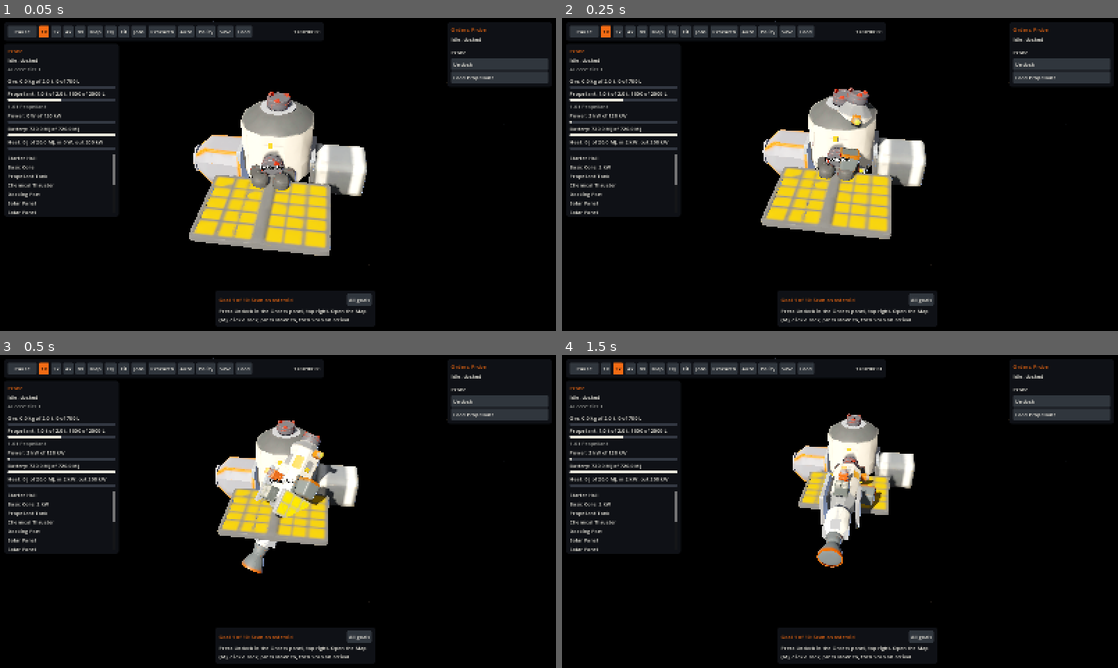
Above: before the commit, frames 1-4 (two rows, left to right).
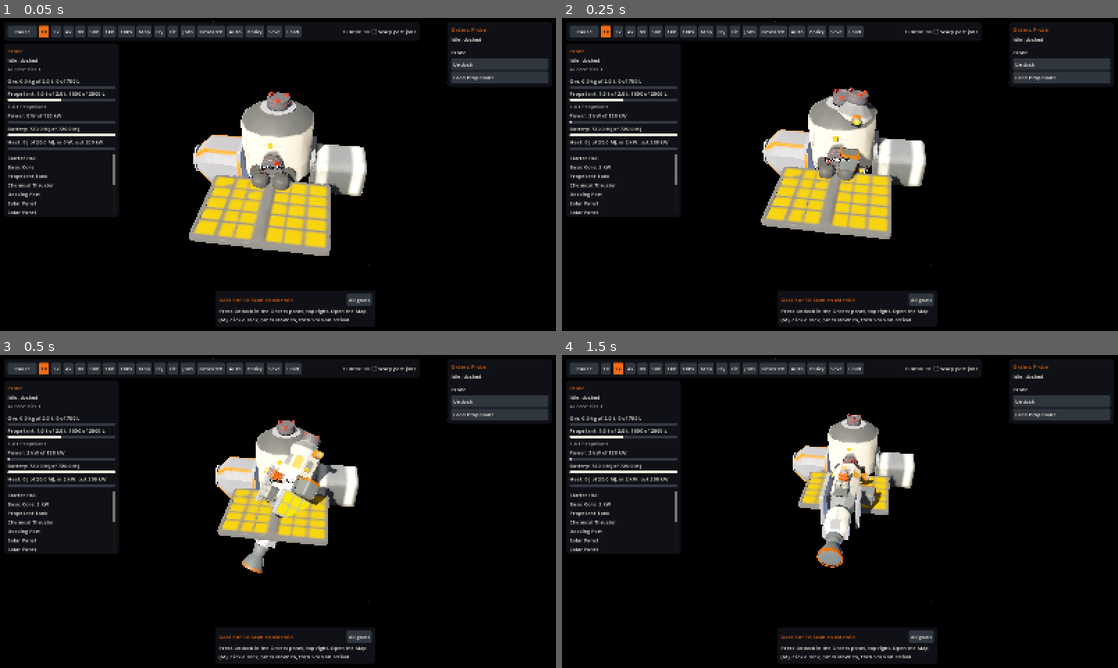
Above: after the commit, the same moments.

Repository: Tunje/spacejunk
Game: Godot game, scene res://client/main.tscn
Same seed, same stepped clock (60 frames per second), same inputs: the game is played once before the commit and once after it.
Inputs:
- Up to frame 1 (0.05 s): no input
- Up to frame 2 (0.25 s): no input
- Up to frame 3 (0.5 s): no input
- Up to frame 4 (1.5 s): click "1x" at 0.5 s; click "2x" at 1.25 s

The runs differ from the first frame. In frame 1, 0.7% of the frame differs, in the area x 16-75%, y 2-7%; in frame 2, 0.7%; in frame 3, 0.7%; in frame 4, 0.7%.

Commit message:
Time warp to 10,000x: batches by step cost, coast via A33, drop to 1x on attention (D30)
The ladder runs 1x to 8x stepping, 50x as batches sized by the measured cost
of a step, and 1kx and 10kx through Sim.coast when the Sim has it (A33),
looped within an 8 ms frame budget; a capped coast hands the rest of the frame
to batches. One view per frame. Events that need the player (burns, departed,
arrivals, landings, faults, refusals, research, job_finished unless Warp past
jobs) drop the warp to 1x on their tick. The bar shows the speed reached and
what holds it back in plain words, momentary caps only once they last; the
clock turns to days; hand-flying is off above 8x. WarpLogic holds the rules;
the stub coasts to its next event.

Co-Authored-By: Claude Opus 5.5 <noreply@anthropic.com>

Diff:
--- a/client/debug/screenshot_driver.gd
+++ b/client/debug/screenshot_driver.gd
@@ -260,7 +260,7 @@
 static func _step(bridge: SimBridge) -> void:
 	var was_paused := bridge.paused
 	bridge.set_paused(false)
-	bridge.set_speed(SimBridge.SPEEDS[-1])
+	bridge.set_speed(WarpLogic.STEP_MAX)
 	bridge.advance(RUN_STEP_S)
 	bridge.set_paused(was_paused)
 
@@ -322,7 +322,7 @@
 					screen.choose_facility(entry)
 					screen.start(recipe)
 	ScreenshotDriver._step(main.bridge)
-	for i in roundi(float(parsed.get("jobs-run", "0")) / (RUN_STEP_S * SimBridge.SPEEDS[-1])):
+	for i in roundi(float(parsed.get("jobs-run", "0")) / (RUN_STEP_S * WarpLogic.STEP_MAX)):
 		ScreenshotDriver._step(main.bridge)
 	main.bridge.set_paused(true)
 	screen.refresh()
--- a/client/sim_bridge.gd
+++ b/client/sim_bridge.gd
@@ -10,18 +10,34 @@
 ## screen holding a copy should read them again. Sent before that tick's events.
 signal defs_changed
 
-const SPEEDS: Array[int] = [1, 2, 4, 8]
+## Up to 8× it steps tick by tick; 50× batches steps; 1k× and 10k× coast (A33),
+## jumping to the next tick where anything can happen (orbital_flight.md 11.22).
+const SPEEDS: Array[int] = [1, 2, 4, 8, 50, 1000, 10000]
 const MAX_STEPS_PER_FRAME := 8
+## Real time a frame may spend advancing the Sim above 8×, so the screen keeps 60 fps.
+const FRAME_BUDGET_MS := 8.0
+## One batch's share of that, sized by the measured cost of a step.
+const BATCH_SLICE_MS := 4.0
+## A momentary cap is shown only once it has lasted this long.
+const CAP_SHOWN_AFTER_S := 0.5
 
 var sim: RefCounted
 var paused := false
 var speed: int = SPEEDS[0]
 var previous_view: Dictionary = {}
 var current_view: Dictionary = {}
+## Keep warping when a job finishes, rather than dropping to 1×.
+var warp_through_jobs := false
+## Game speed actually reached, smoothed, and why it was held back ("" when not).
+var achieved_speed := 1.0
+var capped_by := ""
 
 var _ticks_per_second := 10
 var _ticks_owed := 0.0
 var _last_span := 1
+## Measured cost of a step, 0 until measured; it rises at once and eases down.
+var _ms_per_tick := 0.0
+var _cap_seconds := 0.0
 
 
 func _process(delta: float) -> void:
@@ -49,29 +65,96 @@
 func set_speed(value: int) -> void:
 	if speed != value and SPEEDS.has(value):
 		speed = value
+		_ticks_owed = minf(_ticks_owed, 1.0)
+		achieved_speed = float(value) if value <= WarpLogic.STEP_MAX else achieved_speed
+		capped_by = ""
 		time_changed.emit()
 
 
-## Runs the steps owed for `delta` seconds of real time. Steps beyond the
-## per-frame cap are dropped, so a slow frame cannot snowball.
+## The cap to show: a lasting one at once, a momentary one only if it holds.
+func shown_cap() -> String:
+	if capped_by.is_empty():
+		return ""
+	if WarpLogic.MOMENTARY.has(capped_by) and _cap_seconds < CAP_SHOWN_AFTER_S:
+		return ""
+	return capped_by
+
+
+## Runs the ticks owed for `delta` seconds of real time, then takes one view.
+## Ticks beyond what a frame can do are dropped, so a slow frame cannot snowball.
 func advance(delta: float) -> void:
 	if sim == null or paused:
 		return
 	_ticks_owed += delta * _ticks_per_second * speed
-	var steps := mini(floori(_ticks_owed), MAX_STEPS_PER_FRAME)
-	if steps < 1:
+	var due := floori(_ticks_owed)
+	if due < 1:
 		return
-	_ticks_owed = minf(_ticks_owed - steps, 1.0)
-	sim.step(steps)
-	_last_span = steps
+	var events: Array[Dictionary] = []
+	var cap := ""
+	var advanced := 0
+	if WarpLogic.mode(speed) == "step":
+		advanced = mini(due, MAX_STEPS_PER_FRAME)
+		sim.step(advanced)
+		events = sim.take_events()
+	else:
+		var result := _warp(due, events)
+		advanced = result["ticks"]
+		cap = result["capped_by"]
+	_ticks_owed = minf(_ticks_owed - advanced, 1.0)
+	_last_span = maxi(advanced, 1)
+	_note_speed(advanced, delta, cap)
 	previous_view = current_view
 	current_view = sim.view()
+	if speed > WarpLogic.STEP_MAX and WarpLogic.needs_attention(events, warp_through_jobs):
+		set_speed(SPEEDS[0])
+		_ticks_owed = 0.0
 	view_updated.emit()
-	var events: Array[Dictionary] = sim.take_events()
 	if events.any(func(event: Dictionary) -> bool: return event["type"] == "variant_designed"):
 		defs_changed.emit()
 	if not events.is_empty():
 		events_received.emit(events)
+
+
+## Above 8×: coasts (1k× and up, when the Sim can) or batches of steps, within the
+## frame's budget, stopping after any call that brings an event needing attention.
+## A capped coast hands the rest of the frame to batches; the next frame tries again.
+func _warp(due: int, events: Array[Dictionary]) -> Dictionary:
+	var started := Time.get_ticks_usec()
+	var coasting := WarpLogic.mode(speed) == "coast" and sim.has_method("coast")
+	var cap := "no_coast" if WarpLogic.mode(speed) == "coast" and not coasting else ""
+	var advanced := 0
+	while advanced < due:
+		if (Time.get_ticks_usec() - started) / 1000.0 >= FRAME_BUDGET_MS:
+			if cap.is_empty():
+				cap = "busy_world"
+			break
+		if coasting:
+			var result: Dictionary = sim.coast(due - advanced)
+			advanced += int(result["ticks"])
+			if result["capped_by"] != "":
+				cap = result["capped_by"]
+				coasting = false
+		else:
+			# Unmeasured, one tick first, so a slow world can't blow the frame before it's known.
+			var per_batch := 1 if _ms_per_tick <= 0.0 else maxi(1, floori(BATCH_SLICE_MS / _ms_per_tick))
+			var batch := mini(due - advanced, per_batch)
+			var before := Time.get_ticks_usec()
+			sim.step(batch)
+			var measured := (Time.get_ticks_usec() - before) / 1000.0 / batch
+			_ms_per_tick = measured if measured > _ms_per_tick else lerpf(_ms_per_tick, measured, 0.3)
+			advanced += batch
+		var got: Array[Dictionary] = sim.take_events()
+		events.append_array(got)
+		if WarpLogic.needs_attention(got, warp_through_jobs):
+			break
+	return { "ticks": advanced, "capped_by": cap }
+
+
+func _note_speed(advanced: int, delta: float, cap: String) -> void:
+	var reached := advanced / maxf(delta * _ticks_per_second, 0.000001)
+	achieved_speed = float(speed) if speed <= WarpLogic.STEP_MAX else lerpf(achieved_speed, reached, 0.2)
+	_cap_seconds = _cap_seconds + delta if cap == capped_by and not cap.is_empty() else 0.0
+	capped_by = cap
 
 
 ## How far display time has moved from previous_view to current_view. The
--- a/client/stub/stub_sim.gd
+++ b/client/stub/stub_sim.gd
@@ -127,6 +127,19 @@
 	copy["theories"] = {}
 	copy["science"] = {}
 	return copy
+
+
+## A33's coast, as the stub can do it: tick by tick to the first tick that fires
+## events, or max_ticks. The real Sim jumps in closed form to the same place.
+func coast(max_ticks: int) -> Dictionary:
+	var before := _events.size()
+	var ticks := 0
+	while ticks < max_ticks:
+		step(1)
+		ticks += 1
+		if _events.size() > before:
+			break
+	return { "ticks": ticks, "capped_by": "" }
 
 
 func take_events() -> Array[Dictionary]:
--- a/client/ui/flight_screen.gd
+++ b/client/ui/flight_screen.gd
@@ -303,6 +303,17 @@
 	bridge.submit(FlightLogic.cancel_command(unit_id(), burn_id))
 
 
+## Above 8× nothing is flown by hand (orbital_flight.md 11.22): burns can still be
+## planned, and the warp drops to 1× when one starts.
+func _show_warp_limits() -> void:
+	var warping := bridge.speed > WarpLogic.STEP_MAX
+	var why := "Slow to %d× or less to fly by hand" % WarpLogic.STEP_MAX
+	_now_button.disabled = warping
+	_now_button.tooltip_text = why if warping else ""
+	_lift_button.disabled = warping
+	_lift_button.tooltip_text = why if warping else "Fill in a burn straight up, now"
+
+
 func refresh() -> void:
 	if not visible or unit().is_empty():
 		return
@@ -313,6 +324,7 @@
 		burn_tick = tick + 1
 	_title.text = "Flight: %s" % shown["name"]
 	_place.text = FlightLogic.place_text(view, unit_id())
+	_show_warp_limits()
 	_when.set_value_no_signal(float(burn_tick - tick - 1) / bridge.ticks_per_second())
 	# A19: a burn on the ground is a lift-off, so only docking stops one.
 	var flying: bool = shown["dock"].is_empty()
--- a/client/ui/order_text.gd
+++ b/client/ui/order_text.gd
@@ -213,6 +213,10 @@
 			return "%s drifted out of its frame onto an orbit" % unit_name
 		"frame_joined":
 			return "%s joined a frame" % unit_name
+		"departed":
+			var seconds := float(int(data["arrive_tick"]) - int(entry.get("tick", data["arrive_tick"]))) / Sim.TICKS_PER_SECOND
+			var where: String = bodies.get(data["target"], {}).get("name", "")
+			return "%s departed%s, arriving in %s" % [unit_name, "" if where.is_empty() else " for %s" % where, duration(seconds)]
 		"transfer_done":
 			var moved: String = items.get(data["item"], {}).get("name", data["item"])
 			return "%s: moved %s of %s" % [unit_name, tonnes(data["grams"]), moved]
--- a/client/ui/time_controls.gd
+++ b/client/ui/time_controls.gd
@@ -12,11 +12,17 @@
 signal save_pressed
 signal load_pressed
 
+## Left edge of the warp readout, past the inspection panel under the bar.
+const WARP_LABEL_LEFT_PX := 350.0
+
 var bridge: SimBridge
 
 var _pause_button: Button
 var _speed_buttons: Dictionary = {}
 var _clock: Label
+## Above 8×: the speed reached and why it's held back. Below the toolbar row.
+var warp_label: Label
+var _through_jobs: CheckBox
 
 
 func _ready() -> void:
@@ -31,7 +37,7 @@
 	row.add_child(_pause_button)
 	for value: int in SimBridge.SPEEDS:
 		var button := Button.new()
-		button.text = "%dx" % value
+		button.text = WarpLogic.speed_label(value)
 		button.toggle_mode = true
 		button.focus_mode = Control.FOCUS_NONE
 		button.pressed.connect(func() -> void: bridge.set_speed(value))
@@ -86,6 +92,28 @@
 	_clock.custom_minimum_size = Vector2(190, 0)
 	_clock.horizontal_alignment = HORIZONTAL_ALIGNMENT_RIGHT
 	row.add_child(_clock)
+	warp_label = Label.new()
+	warp_label.modulate = ClientTheme.MID_GREY.lightened(0.35)
+	warp_label.visible = false
+	warp_label.add_theme_color_override("font_outline_color", Color.BLACK)
+	warp_label.add_theme_constant_override("outline_size", 6)
+	# Floats in the overlay just under the bar, clear of the panel at the left.
+	_place_warp_label.call_deferred()
+	_through_jobs = CheckBox.new()
+	_through_jobs.text = "Warp past jobs"
+	_through_jobs.tooltip_text = "Above 8×, keep warping when a job finishes instead of dropping to 1×"
+	_through_jobs.focus_mode = Control.FOCUS_NONE
+	_through_jobs.toggled.connect(func(on: bool) -> void: bridge.warp_through_jobs = on)
+	row.add_child(_through_jobs)
+
+
+## The bar has a fixed height, so the readout is a sibling under it, starting
+## right of the inspection panel, over open sky.
+func _place_warp_label() -> void:
+	if get_parent() == null:
+		return
+	get_parent().add_child(warp_label)
+	warp_label.position = position + Vector2(WARP_LABEL_LEFT_PX, size.y + 6)
 
 
 func bind(new_bridge: SimBridge) -> void:
@@ -113,6 +141,10 @@
 	_pause_button.text = "Resume" if bridge.paused else "Pause"
 	for value: int in _speed_buttons:
 		_speed_buttons[value].set_pressed_no_signal(value == bridge.speed)
-	var seconds := floori(bridge.game_seconds())
-	_clock.text = "T+%02d:%02d:%02d" % [seconds / 3600, seconds / 60 % 60, seconds % 60]
+	_clock.text = WarpLogic.clock_text(floori(bridge.game_seconds()))
+	warp_label.visible = bridge.speed > WarpLogic.STEP_MAX and not bridge.paused
+	if warp_label.visible:
+		var cap := bridge.shown_cap()
+		warp_label.text = "Warp %s%s" % [WarpLogic.achieved_text(bridge.achieved_speed),
+			"" if cap.is_empty() else ", held back: %s" % WarpLogic.cap_text(cap)]
 	_clock.modulate = ClientTheme.ORANGE if bridge.paused else Color.WHITE
--- /dev/null
+++ b/client/warp_logic.gd
@@ -0,0 +1,88 @@
+class_name WarpLogic extends RefCounted
+## The rules of the time warp (orbital_flight.md 11.22) for the bridge and the
+## time controls: how each rung runs, which events drop it to 1×, the plain words
+## for why a warp is capped, and the clock. The Sim decides what can coast; the
+## client decides when to stop.
+
+## Up to 8× the Sim steps tick by tick, as it always has.
+const STEP_MAX := 8
+## 50× runs batches of steps, sized by their measured cost.
+const BATCH := 50
+
+## Events that need the player, so a warp above 8× drops to 1× on their tick.
+const ATTENTION: Array[String] = [
+	"burn_started", "burn_short", "departed", "arrived", "landed", "crashed", "low_flight_entered",
+	"job_paused", "power_shed", "fault", "theory_proven", "design_qualified", "idea_discovered",
+	"command_rejected", "attach_failed", "task_blocked", "task_cancelled", "mining_stopped",
+]
+## Kept warping through when the player chose to.
+const JOB_EVENTS: Array[String] = ["job_finished"]
+
+## Why the Sim (A33) or the bridge capped a warp, in plain words.
+const CAP_TEXT: Dictionary = {
+	"command": "starting an order",
+	"burning": "a burn is running",
+	"low_flight": "flying low",
+	"drifting": "drifting in the cluster",
+	"near_a_boundary": "near a boundary",
+	"planned_burn": "a burn is due",
+	"transfer_leg": "a trip's next leg",
+	"departure_or_arrival": "a departure or arrival",
+	"landing_or_takeoff": "landing or taking off",
+	"moving_in_frame": "ships moving in the cluster",
+	"docking_or_cargo": "docking or moving cargo",
+	"power": "power changing",
+	"heat": "heat near its limit",
+	"tasks": "orders under way",
+	"jobs": "jobs running",
+	"busy_world": "a busy world",
+	"no_coast": "this game can't warp past 50× yet",
+}
+## Caps that last only as their event comes up, so they're shown only if they persist.
+const MOMENTARY: Array[String] = [
+	"command", "planned_burn", "transfer_leg", "departure_or_arrival", "landing_or_takeoff", "power", "heat",
+]
+const SECONDS_PER_DAY := 86400
+
+
+## "step", "batch" or "coast" for a rung.
+static func mode(speed: int) -> String:
+	if speed <= STEP_MAX:
+		return "step"
+	return "batch" if speed <= BATCH else "coast"
+
+
+static func needs_attention(events: Array, through_jobs := false) -> bool:
+	for event: Dictionary in events:
+		if ATTENTION.has(event["type"]) or (not through_jobs and JOB_EVENTS.has(event["type"])):
+			return true
+	return false
+
+
+static func cap_text(capped_by: String) -> String:
+	return CAP_TEXT.get(capped_by, capped_by.replace("_", " "))
+
+
+## "1x", "50x", "1kx", "10kx".
+static func speed_label(speed: int) -> String:
+	return "%dkx" % (speed / 1000) if speed >= 1000 and speed % 1000 == 0 else "%dx" % speed
+
+
+## "≈3,200×" or "50×".
+static func achieved_text(achieved: float) -> String:
+	var value := roundi(achieved)
+	var digits := str(value)
+	var grouped := ""
+	while digits.length() > 3:
+		grouped = "," + digits.right(3) + grouped
+		digits = digits.left(digits.length() - 3)
+	return "≈%s%s×" % [digits, grouped]
+
+
+## "T+04:12:05", or "T+3 d 04:12" from the first day on.
+static func clock_text(seconds: int) -> String:
+	if seconds < SECONDS_PER_DAY:
+		return "T+%02d:%02d:%02d" % [seconds / 3600, seconds / 60 % 60, seconds % 60]
+	var days := seconds / SECONDS_PER_DAY
+	var rest := seconds % SECONDS_PER_DAY
+	return "T+%d d %02d:%02d" % [days, rest / 3600, rest / 60 % 60]
--- a/tests/client/panel_player.gd
+++ b/tests/client/panel_player.gd
@@ -48,7 +48,7 @@
 	automation = main.automation_screen
 	goals = main.goal_panel.tracker
 	bridge.set_paused(true)
-	bridge.set_speed(SimBridge.SPEEDS[-1])
+	bridge.set_speed(WarpLogic.STEP_MAX)
 	bridge.events_received.connect(_on_events)
 	var state := bridge.current_view
 	for id: int in state["units"]:
--- /dev/null
+++ b/tests/client/test_warp.gd
@@ -0,0 +1,178 @@
+extends GutTest
+## D30: the time warp on the client (orbital_flight.md 11.22): the ladder up to
+## 10,000×, coasting through A33's Sim.coast, batches capped by step cost, a drop
+## to 1× on events that need the player, one view per frame, and the readouts.
+
+
+## A stand-in Sim: counts its calls, and can be made slow, capped or coast-less.
+class FakeSim extends RefCounted:
+	const TICKS_PER_SECOND := 10
+	var tick := 0
+	var views := 0
+	var step_usec := 0
+	var cap := ""
+	var events: Array[Dictionary] = []
+	var event_at := -1
+	var event_type := "arrived"
+
+	func view() -> Dictionary:
+		views += 1
+		return { "tick": tick, "units": {}, "bodies": {} }
+
+	func step(count: int = 1) -> void:
+		for i in count:
+			tick += 1
+			if step_usec > 0:
+				OS.delay_usec(step_usec)
+			if tick == event_at:
+				events.append({ "type": event_type, "unit": 1, "data": {}, "tick": tick })
+
+	func take_events() -> Array[Dictionary]:
+		var taken := events
+		events = []
+		return taken
+
+
+class CoastingSim extends FakeSim:
+	var coasts := 0
+
+	func coast(max_ticks: int) -> Dictionary:
+		coasts += 1
+		if cap != "":
+			step(1)
+			return { "ticks": 1, "capped_by": cap }
+		var ticks := max_ticks if event_at <= tick or event_at > tick + max_ticks else event_at - tick
+		tick += ticks - 1
+		step(1)
+		return { "ticks": ticks, "capped_by": "" }
+
+
+var bridge: SimBridge
+
+
+func before_each() -> void:
+	bridge = SimBridge.new()
+	add_child_autofree(bridge)
+	bridge.set_process(false)
+
+
+func test_the_ladder_and_its_modes() -> void:
+	assert_eq(SimBridge.SPEEDS, [1, 2, 4, 8, 50, 1000, 10000] as Array[int])
+	assert_eq(WarpLogic.mode(8), "step")
+	assert_eq(WarpLogic.mode(50), "batch")
+	assert_eq(WarpLogic.mode(10000), "coast")
+	assert_eq(SimBridge.SPEEDS.map(WarpLogic.speed_label), ["1x", "2x", "4x", "8x", "50x", "1kx", "10kx"])
+
+
+func test_the_clock_turns_to_days() -> void:
+	assert_eq(WarpLogic.clock_text(3725), "T+01:02:05")
+	assert_eq(WarpLogic.clock_text(3 * 86400 + 4 * 3600 + 12 * 60 + 9), "T+3 d 04:12")
+	assert_eq(WarpLogic.achieved_text(3204.6), "≈3,205×")
+
+
+func test_attention_events_and_the_jobs_option() -> void:
+	var finished: Array = [{ "type": "job_finished" }]
+	assert_true(WarpLogic.needs_attention([{ "type": "landed" }]))
+	assert_false(WarpLogic.needs_attention([{ "type": "deposit_found" }]))
+	assert_true(WarpLogic.needs_attention(finished))
+	assert_false(WarpLogic.needs_attention(finished, true), "warp past jobs")
+	assert_eq(WarpLogic.cap_text("moving_in_frame"), "ships moving in the cluster")
+	assert_true(WarpLogic.needs_attention([{ "type": "departed" }]), "A34: a window opening")
+	assert_false(WarpLogic.needs_attention([{ "type": "transfer_done" }]), "cargo moved isn't a stop")
+	var line := OrderText.event({ "type": "departed", "unit": 1, "tick": 100, "data": { "target": 4, "arrive_tick": 1300 } },
+		"Probe", {}, { 4: { "name": "White Rock" } })
+	assert_eq(line, "Probe departed for White Rock, arriving in 2 min 0 s")
+
+
+func test_a_coast_jumps_a_frame_with_one_view() -> void:
+	var sim := CoastingSim.new()
+	bridge.start(sim)
+	bridge.set_speed(1000)
+	var views := sim.views
+	bridge.advance(0.1)
+	assert_eq(sim.tick, 1000, "0.1 s at 1000× is 1000 ticks")
+	assert_eq(sim.coasts, 1, "one jump, nothing in the way")
+	assert_eq(sim.views - views, 1, "one view per frame")
+	assert_eq(bridge.capped_by, "")
+
+
+func test_an_attention_event_stops_the_warp_on_its_tick() -> void:
+	var sim := CoastingSim.new()
+	sim.event_at = 420
+	bridge.start(sim)
+	bridge.set_speed(10000)
+	var got: Array = []
+	bridge.events_received.connect(func(events: Array[Dictionary]) -> void: got.append_array(events))
+	bridge.advance(0.1)
+	assert_eq(sim.tick, 420, "stopped on the event's tick")
+	assert_eq(bridge.speed, 1, "dropped to 1×")
+	assert_eq(got.size(), 1)
+
+
+func test_a_capped_coast_runs_the_rest_of_the_frame_as_batches() -> void:
+	var sim := CoastingSim.new()
+	sim.cap = "burning"
+	bridge.start(sim)
+	bridge.set_speed(1000)
+	bridge.advance(0.01)
+	assert_eq(sim.coasts, 1, "tried once, then batches")
+	assert_eq(sim.tick, 100, "every owed tick still ran")
+	assert_eq(bridge.capped_by, "burning")
+	assert_eq(bridge.shown_cap(), "burning", "a lasting cap shows at once")
+
+
+func test_a_momentary_cap_shows_only_if_it_lasts() -> void:
+	var sim := CoastingSim.new()
+	sim.cap = "power"
+	bridge.start(sim)
+	bridge.set_speed(1000)
+	bridge.advance(0.01)
+	assert_eq(bridge.shown_cap(), "", "a passing power edge isn't worth showing")
+	for i in 40:
+		bridge.advance(0.016)
+	assert_eq(bridge.shown_cap(), "power")
+
+
+func test_without_coast_the_top_rungs_run_as_batches() -> void:
+	var sim := FakeSim.new()
+	bridge.start(sim)
+	bridge.set_speed(1000)
+	bridge.advance(0.01)
+	assert_eq(sim.tick, 100)
+	assert_eq(bridge.capped_by, "no_coast")
+
+
+func test_slow_steps_cap_the_batch_to_the_frame_budget() -> void:
+	var sim := FakeSim.new()
+	sim.step_usec = 2000
+	bridge.start(sim)
+	bridge.set_speed(50)
+	var started := Time.get_ticks_msec()
+	bridge.advance(1.0)
+	assert_lt(sim.tick, 500, "a busy world can't do 50× in one frame")
+	assert_lt(Time.get_ticks_msec() - started, 40, "the frame stays near its budget")
+	assert_eq(bridge.capped_by, "busy_world")
+	assert_lt(bridge.achieved_speed, 50.0)
+
+
+func test_the_stub_coasts_to_its_next_event() -> void:
+	var stub := StubSim.new_game(StubSim.SCENARIO_ID, 1)
+	var result: Dictionary = stub.coast(50)
+	assert_eq(result["capped_by"], "")
+	assert_between(int(result["ticks"]), 1, 50)
+
+
+func test_the_screens_follow_the_warp() -> void:
+	var main: Node = add_child_autofree(StubScene.build())
+	var real: SimBridge = main.get_node("Bridge")
+	real.set_paused(false)
+	real.set_speed(1000)
+	main.toggle_flight()
+	main.flight_screen.refresh()
+	assert_true(main.flight_screen._now_button.disabled, "no hand-flying above 8×")
+	assert_true(main.time_controls.warp_label.visible)
+	assert_string_starts_with(main.time_controls.warp_label.text, "Warp ≈")
+	real.set_speed(8)
+	main.flight_screen.refresh()
+	assert_false(main.flight_screen._now_button.disabled)
+	assert_false(main.time_controls.warp_label.visible)
Not shown, added: client/warp_logic.gd.uid
Not shown, added: tests/client/test_warp.gd.uid
